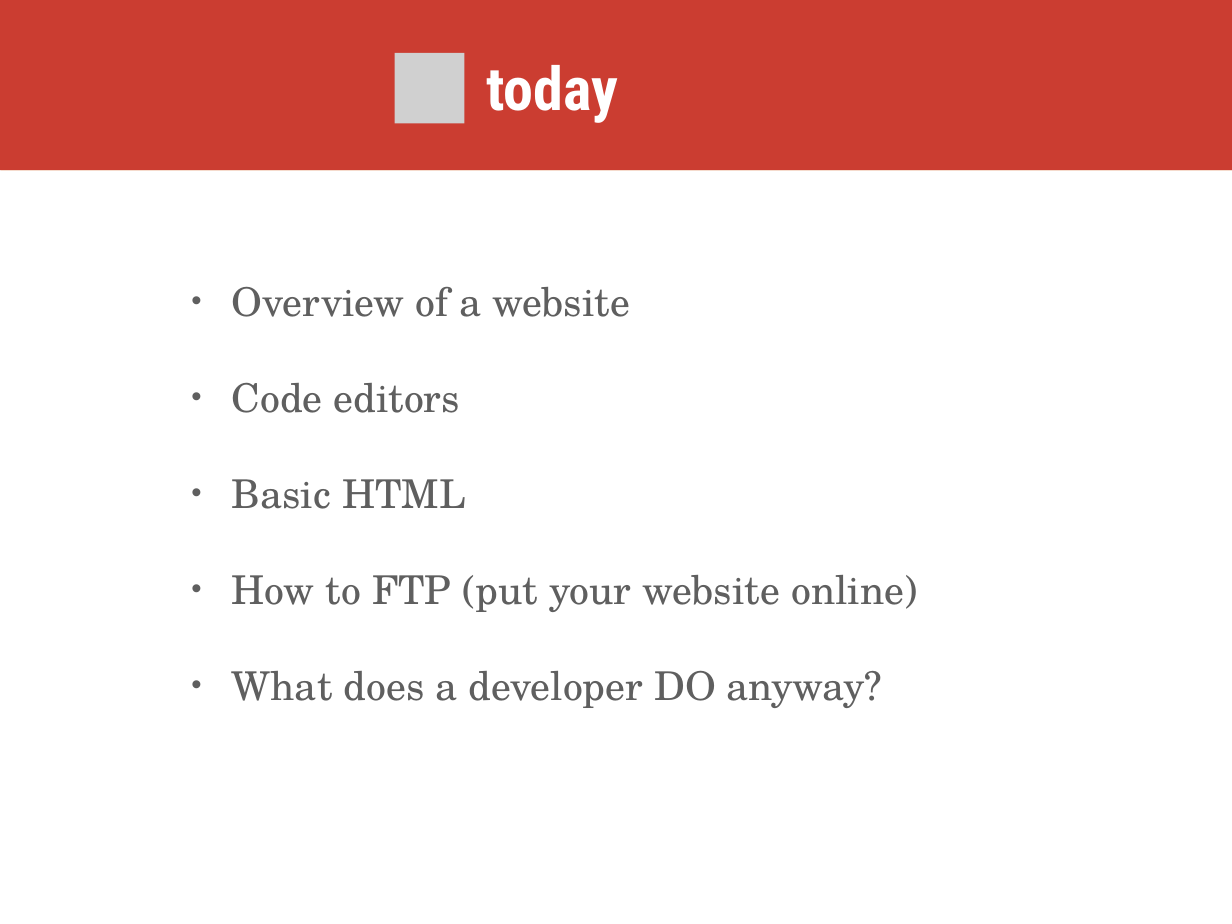
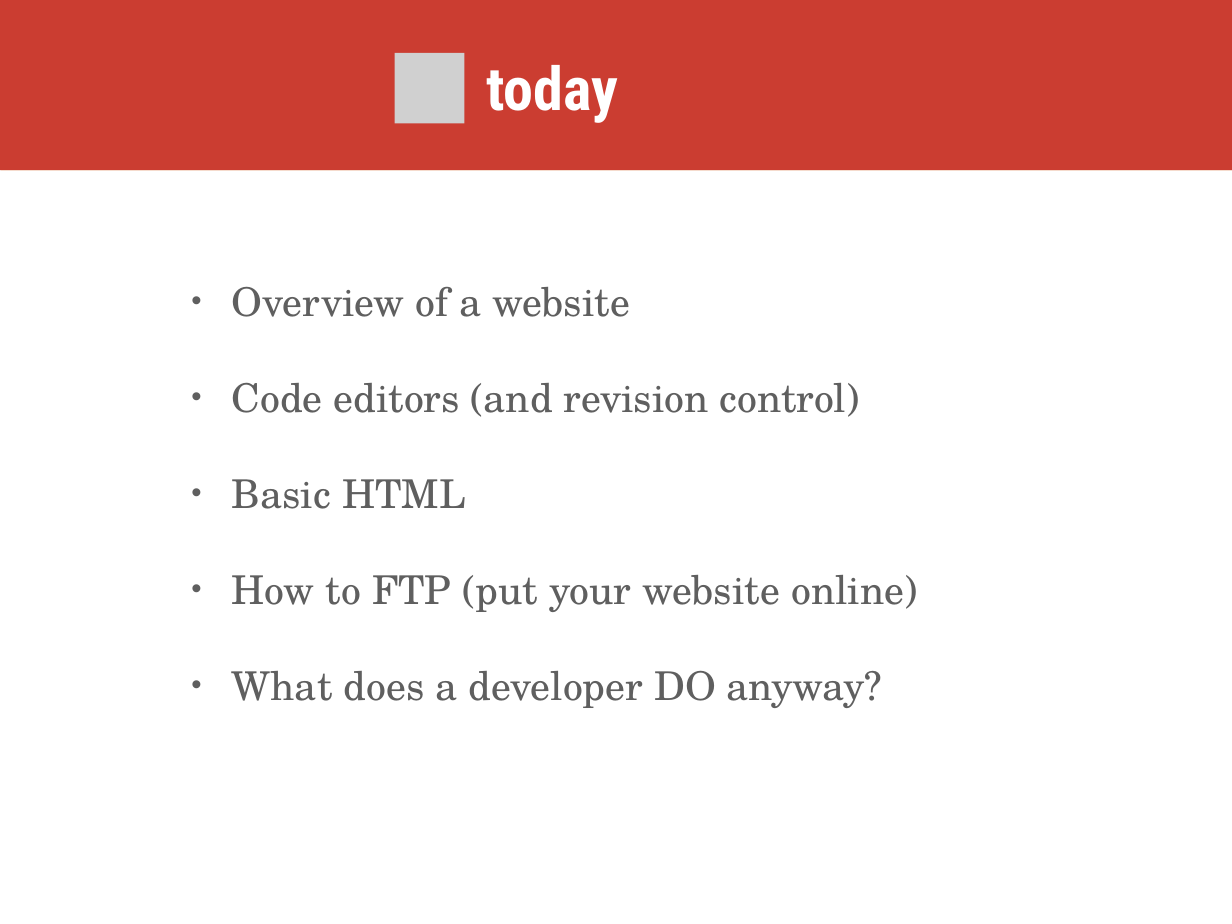
Before and after one commit to skornfeld/svc-class-jan-2018, a slide deck: slide 5 of slides/week-1.pptx. Drawn at 1232x924 pixels with LibreOffice and Linux fonts; fonts in the diff are those of the drawing; grey boxes stand for pictures. Boxes give left, top, right and bottom in pixels: in the first picture for what was removed or moved away, otherwise in the second. Text is boxed around its words. In the diff, an @@ line names an element or a change of style, - is before the commit and + after.

```diff
--- a/slides/week-1.pptx
+++ b/slides/week-1.pptx
@@ text at [232, 383, 860, 417]: text changed @@
-• Code editors
+• Code editors (and revision control)
```
Also in this commit, not shown: 1 other slide changed.
